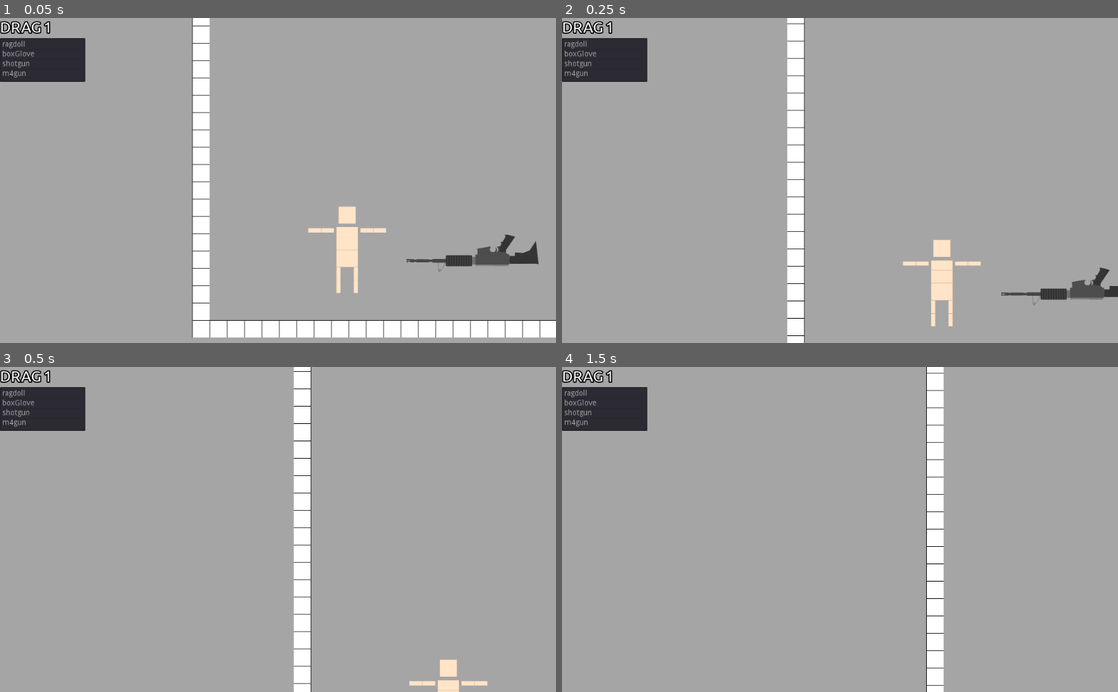
Above: before the commit, frames 1-4 (two rows, left to right).
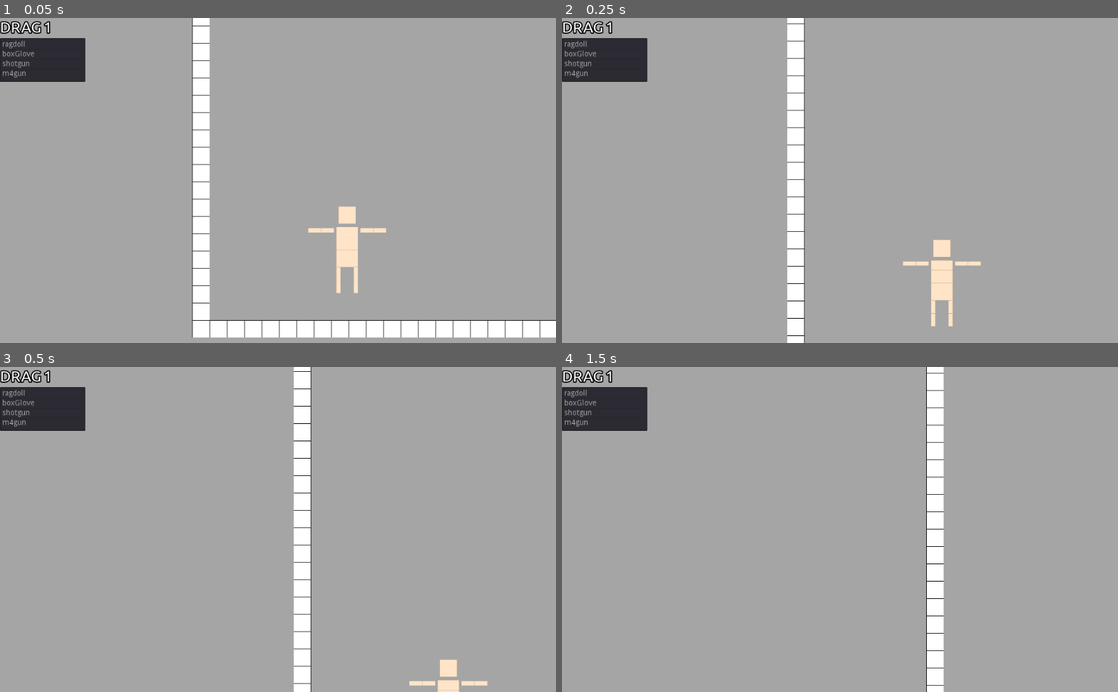
Above: after the commit, the same moments.

Repository: yuval-herman/ragdoll-game
Game: Godot game, scene res://scenes/main.tscn
The game is run twice, just before and just after one commit, with the same random seed, the same clock (stepped at 60 frames per second) and the same inputs.
Inputs (mouse positions are in pixels of both pictures, inside the frame that each line leads up to):
- Up to frame 1 (0.05 s): no input
- Up to frame 2 (0.25 s): no input
- Up to frame 3 (0.5 s): no input
- Up to frame 4 (1.5 s): tap Enter at 0.5 s; drag from (1012, 669) to (895, 458) at 0.52 s; drag from (728, 545) to (812, 594) at 1.27 s

The runs differ from the first frame. In frame 1, 0.9% of the frame differs, in the area x 73-97%, y 66-79%; in frame 2, 0.7%; in frame 3, nothing differs; in frame 4, nothing differs.

Commit message:
remove gun from main

Diff:
--- a/scenes/main.tscn
+++ b/scenes/main.tscn
@@ -1,11 +1,10 @@
-[gd_scene load_steps=12 format=2]
+[gd_scene load_steps=11 format=2]
 
 [ext_resource path="res://assets/block.png" type="Texture" id=1]
 [ext_resource path="res://scenes/ragdoll.tscn" type="PackedScene" id=2]
 [ext_resource path="res://scripts/Camera2D.gd" type="Script" id=3]
 [ext_resource path="res://scripts/main.gd" type="Script" id=4]
 [ext_resource path="res://assets/Ubuntu-R.ttf" type="DynamicFontData" id=5]
-[ext_resource path="res://scenes/items/m4gun.tscn" type="PackedScene" id=6]
 
 [sub_resource type="NavigationPolygon" id=2]
 vertices = PoolVector2Array( 64, 64, 0, 64, 0, 0, 64, 0 )
@@ -105,10 +104,6 @@
 margin_bottom = 46.0
 auto_height = true
 
-[node name="m4" parent="." instance=ExtResource( 6 )]
-position = Vector2( 744, 288 )
-rotation = 4.71238
-
 [node name="Tween" type="Tween" parent="."]
 
 [connection signal="item_selected" from="CanvasLayer/HSplitContainer/VBoxContainer/ItemList" to="." method="_on_ItemList_item_selected"]
